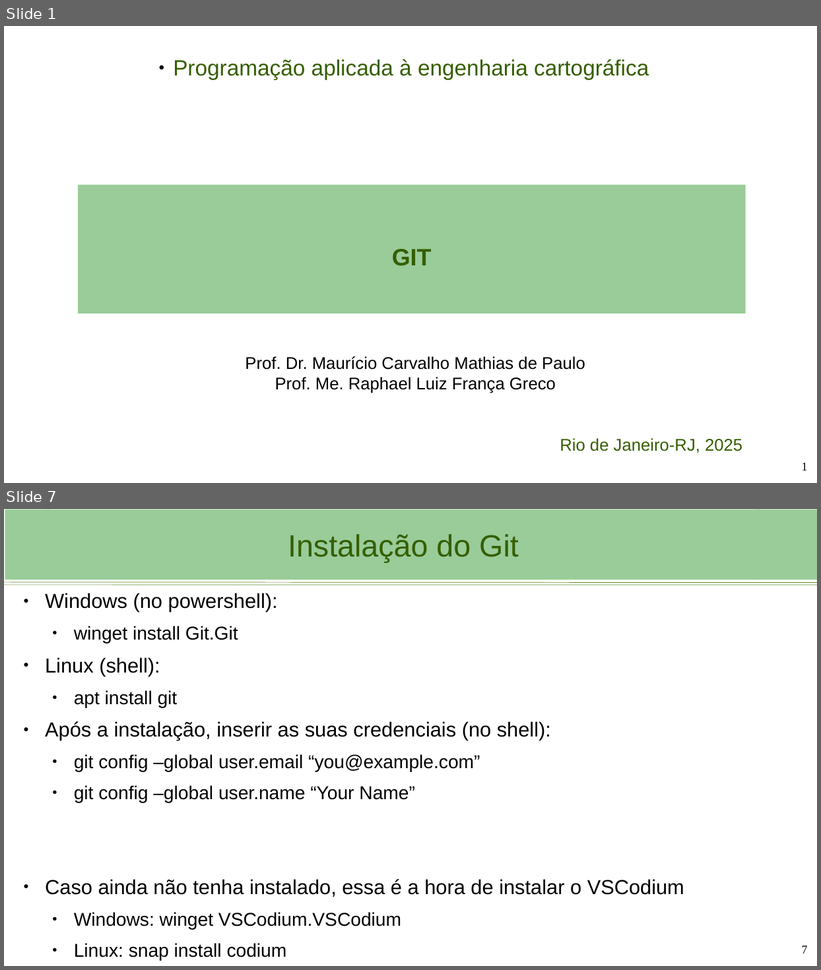
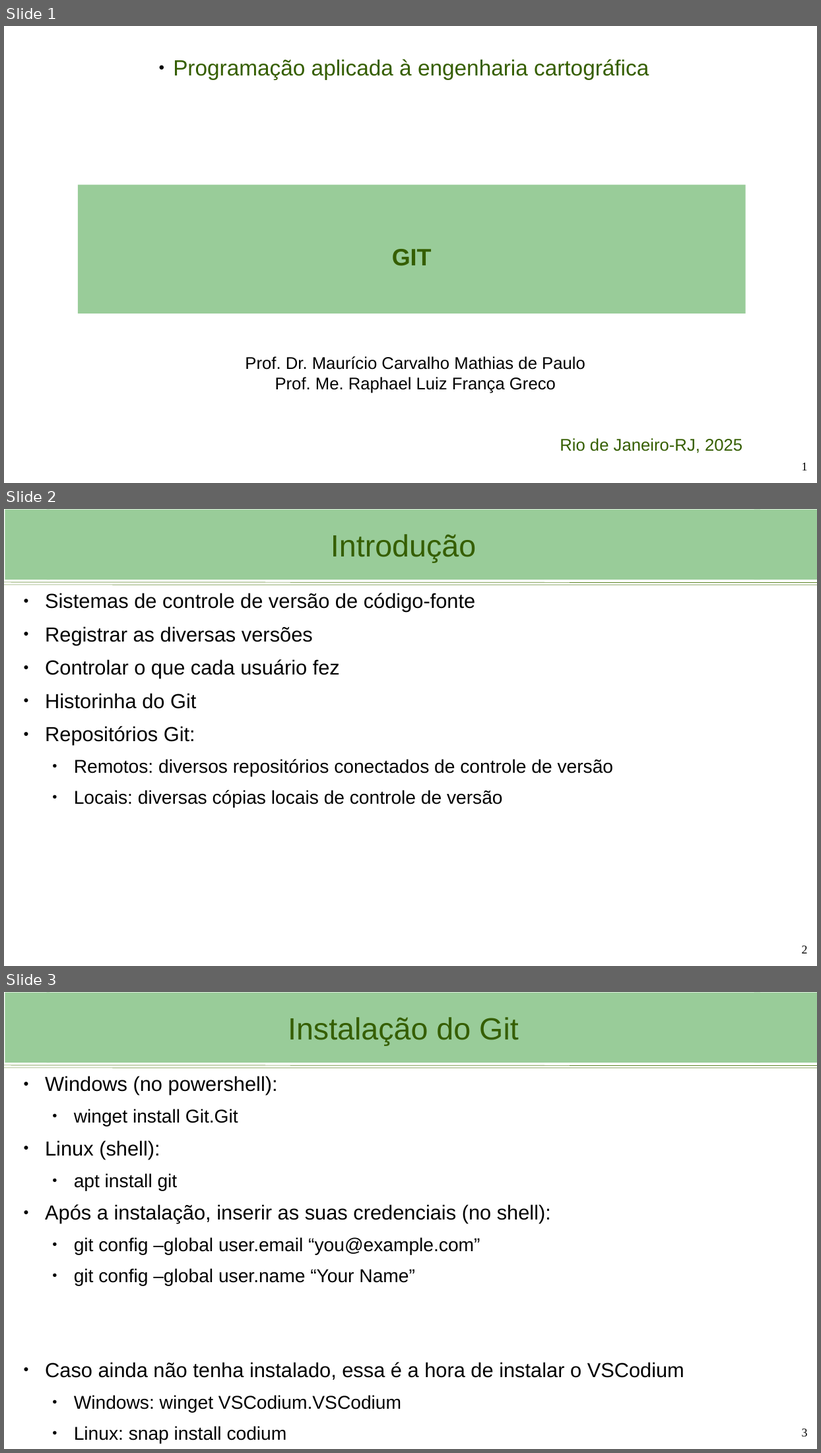
Before and after one commit to viniciusbrito1/progcart, a slide deck: aulas/Aula_2_GIT.odp. Shown one above the other, each under a label of ours: slides 1 and 7 before the commit, slides 1, 2 and 3 after it; the slides between them are not shown. The pictures are 821x970 and 821x1453 pixels, drawn with LibreOffice and Linux fonts; fonts in the diff are those of the drawing; background and template pictures are left out. Boxes give left, top, right and bottom in pixels: in the first picture for what was removed or moved away, otherwise in the second. Text is boxed around its words. In the diff, an @@ line names an element or a change of style, - is before the commit and + after.

```diff
--- a/aulas/Aula_2_GIT.odp
+++ b/aulas/Aula_2_GIT.odp
@@ slide 2 added at (4,509,817,966), background #FFFFFF; not listed: 4 template elements that a slide beside it also shows @@
@@ title added at (47,510,760,580), fill #99CC99, 36.3 pt, text #355E00 @@
+Introdução
@@ text added at (45,593,614,808), 24 pt, text #000000 @@
+● Sistemas de controle de versão de código-fonte
+● Registrar as diversas versões
+● Controlar o que cada usuário fez
+● Historinha do Git
+● Repositórios Git:
+  ● Remotos: diversos repositórios conectados de controle de versão
+  ● Locais: diversas cópias locais de controle de versão
@@ page number added at (802,946,808,954), 14 pt, text #000000 @@
+2
@@ what was slide 7 is now slide 3 @@
@@ page number at (802,1429,808,1437): text changed @@
-7
+3
```
Also in this commit, not shown: 1 other slide added, 3 slides removed, 1 other file.
